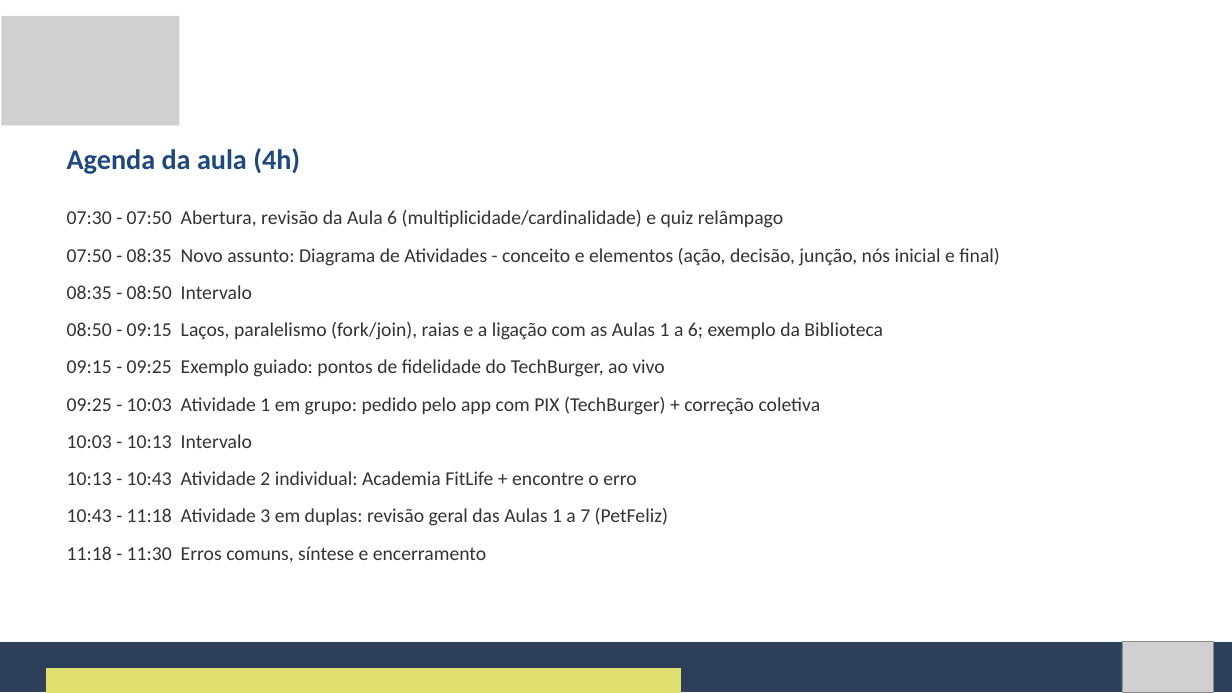
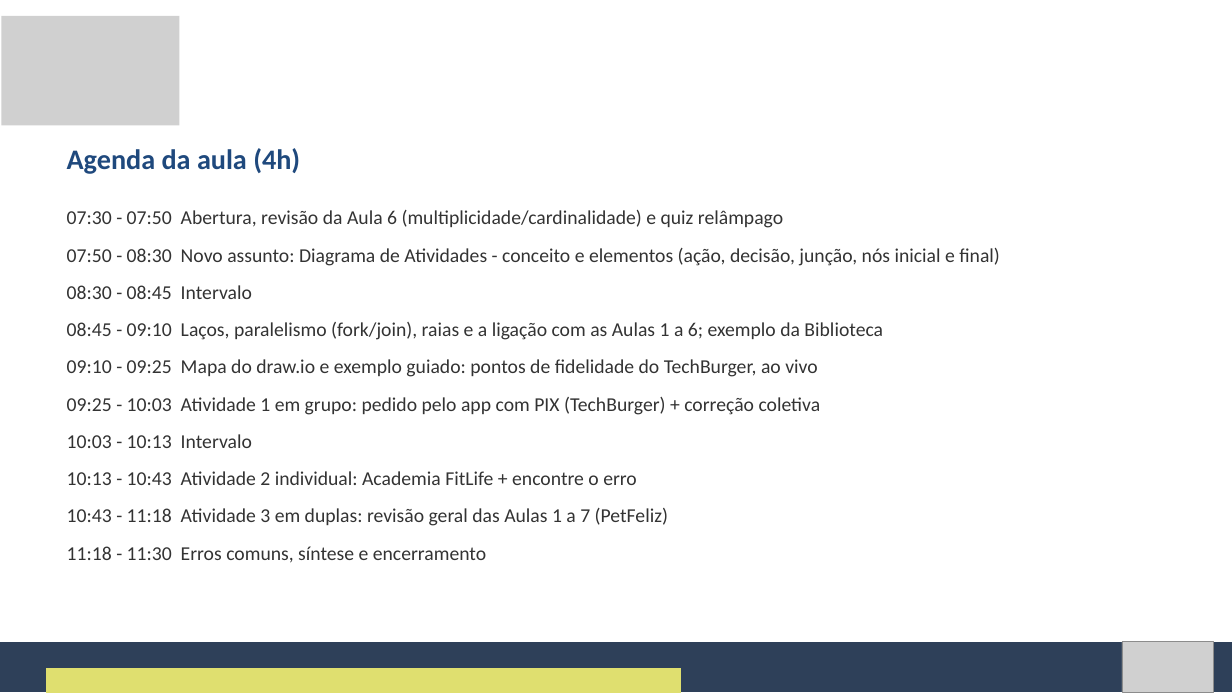
Before and after one commit to Natan20/Curso-Modelagem-De-Sistemas-Material, a slide deck: slide 2 of Aula 07 - 02-10-2026/Aula 7 - Slides.pptx. Drawn at 1232x693 pixels with LibreOffice and Linux fonts; fonts in the diff are those of the drawing; grey boxes stand for pictures. Boxes give left, top, right and bottom in pixels: in the first picture for what was removed or moved away, otherwise in the second. Text is boxed around its words. In the diff, an @@ line names an element or a change of style, - is before the commit and + after.

Commit message:
Adiciona mapa do draw.io na Aula 7: onde fica cada forma (nomes em inglês) e cola por atividade

```diff
--- a/Aula 07 - 02-10-2026/Aula 7 - Slides.pptx
+++ b/Aula 07 - 02-10-2026/Aula 7 - Slides.pptx
@@ text at [67, 248, 1000, 377]: text changed @@
-07:50 - 08:35 Novo assunto: Diagrama de Atividades - conceito e elementos (ação, decisão, junção, nós inicial e final)
-08:35 - 08:50 Intervalo
-08:50 - 09:15 Laços, paralelismo (fork/join), raias e a ligação com as Aulas 1 a 6; exemplo da Biblioteca
-09:15 - 09:25 Exemplo guiado: pontos de fidelidade do TechBurger, ao vivo
+07:50 - 08:30 Novo assunto: Diagrama de Atividades - conceito e elementos (ação, decisão, junção, nós inicial e final)
+08:30 - 08:45 Intervalo
+08:45 - 09:10 Laços, paralelismo (fork/join), raias e a ligação com as Aulas 1 a 6; exemplo da Biblioteca
+09:10 - 09:25 Mapa do draw.io e exemplo guiado: pontos de fidelidade do TechBurger, ao vivo
```
Also in this commit, not shown: 18 other slides changed, 15 slides added, 2 other files.
